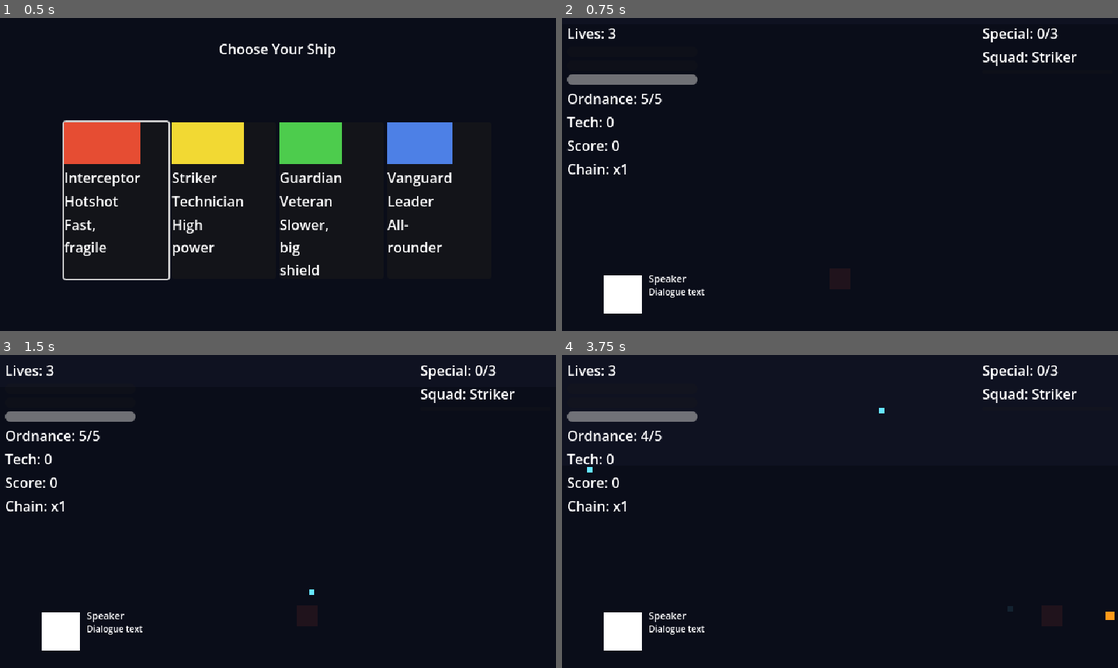
Above: before the commit, frames 1-4 (two rows, left to right).
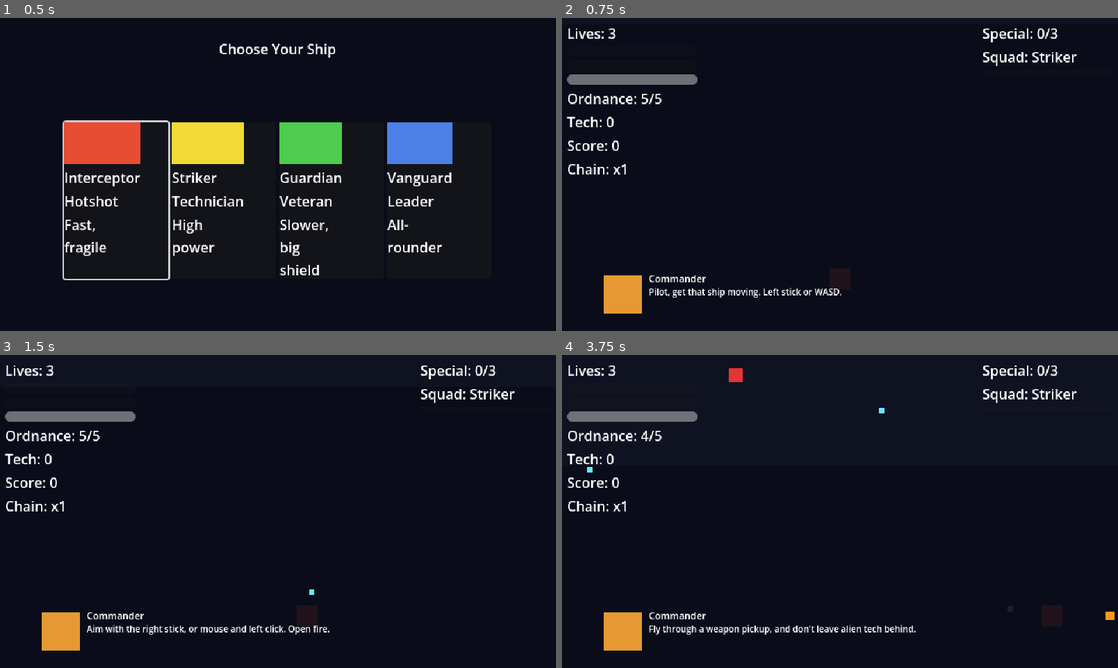
Above: after the commit, the same moments.

Repository: Funfetsunk/terra-intercept
Game: Godot game, scene res://scenes/menus/ship_select.tscn
Same seed, same stepped clock (60 frames per second), same inputs: the game is played once before the commit and once after it.
Inputs (mouse positions are in pixels of both pictures, inside the frame that each line leads up to):
- Up to frame 1 (0.5 s): no input
- Up to frame 2 (0.75 s): click (678, 199) at 0.5 s
- Up to frame 3 (1.5 s): tap Enter (ui_accept) at 1.25 s; move the mouse to (400, 495) at 1.27 s; hold D (p1_move_right) from 1.28 s (still down); click (400, 495) at 1.35 s
- Up to frame 4 (3.75 s): tap Enter (ui_accept) at 1.52 s; release D (p1_move_right) at 2 s; drag from (728, 527) to (945, 614) at 2.02 s; move the mouse to (895, 442) at 2.77 s; hold D (p1_move_right) 2.78-3.5 s; hold Space (p1_ordnance) 2.78-3.5 s; click (895, 442) at 2.92 s; drag from (812, 574) to (673, 464) at 3.52 s

Frame 1 is identical in both runs. In frame 2, 1.4% of the frame differs, in the area x 7-51%, y 82-95%; in frame 3, 1.5%; in frame 4, 1.7%, in the area x 7-64%, y 4-95%.

Commit message:
Add non-lethal tutorial section for London mission
New TutorialSequencer drives condition-gated commander prompts (movement,
firing, pickup+tech, focus, ordnance) and squad radio-ins in a fixed
order, each waiting for no threats on screen and then for the player to
actually perform the action, per the milestone-2b design. Hull can't
drop below 1 while the tutorial is active, and shield/hull are silently
restored to full when it completes.

Supporting changes: PlayerShip gains weapon_fired/focus_used/ordnance_fired
signals, a payload on special_fired, get_squad(), and restore_full();
DialogueController pauses while the tutorial is active; SpawnEntry gains
data_override so the existing drone/swarmer scenes can be reused with
lighter, slower tutorial-tuned EnemyData/BulletPatternData; the thames_run
section marker is retuned to a conservative 60s now that the tutorial's
real length is behaviour-gated rather than fixed.

Co-Authored-By: Claude Sonnet 5 <noreply@anthropic.com>
Claude-Session: https://claude.ai/code/session_01Nh3aPMJzmkSArqwMqRdZHh

Diff:
--- /dev/null
+++ b/data/enemies/drone_data_tutorial.tres
@@ -0,0 +1,14 @@
+[gd_resource type="Resource" script_class="EnemyData" load_steps=3 format=3]
+
+[ext_resource type="Script" path="res://scripts/resources/enemy_data.gd" id="1"]
+[ext_resource type="Resource" path="res://data/patterns/drone_pattern_tutorial.tres" id="2"]
+
+[resource]
+script = ExtResource("1")
+enemy_name = "Drone (Tutorial)"
+move_speed = 20.0
+hull_max = 2.0
+hitbox_radius = 8.0
+pattern = ExtResource("2")
+score_value = 100
+alien_tech_drop = 1
--- /dev/null
+++ b/data/enemies/swarmer_data_tutorial.tres
@@ -0,0 +1,14 @@
+[gd_resource type="Resource" script_class="EnemyData" load_steps=3 format=3]
+
+[ext_resource type="Script" path="res://scripts/resources/enemy_data.gd" id="1"]
+[ext_resource type="Resource" path="res://data/patterns/swarmer_pattern_tutorial.tres" id="2"]
+
+[resource]
+script = ExtResource("1")
+enemy_name = "Swarmer (Tutorial)"
+move_speed = 35.0
+hull_max = 1.0
+hitbox_radius = 7.0
+pattern = ExtResource("2")
+score_value = 150
+alien_tech_drop = 1
--- a/data/missions/london_mission.tres
+++ b/data/missions/london_mission.tres
@@ -1,14 +1,26 @@
-[gd_resource type="Resource" script_class="MissionData" load_steps=5 format=3]
+[gd_resource type="Resource" script_class="MissionData" load_steps=14 format=3]
 
 [ext_resource type="Script" path="res://scripts/resources/mission_data.gd" id="1"]
 [ext_resource type="Resource" path="res://data/missions/london_section_tutorial.tres" id="2"]
 [ext_resource type="Resource" path="res://data/missions/london_section_thames_run.tres" id="3"]
 [ext_resource type="Resource" path="res://data/missions/london_section_boss.tres" id="4"]
+[ext_resource type="Resource" path="res://data/missions/london_tutorial_beat_movement.tres" id="5"]
+[ext_resource type="Resource" path="res://data/missions/london_tutorial_beat_firing.tres" id="6"]
+[ext_resource type="Resource" path="res://data/missions/london_tutorial_beat_pickup_and_tech.tres" id="7"]
+[ext_resource type="Resource" path="res://data/missions/london_tutorial_beat_focus.tres" id="8"]
+[ext_resource type="Resource" path="res://data/missions/london_tutorial_beat_ordnance.tres" id="9"]
+[ext_resource type="Resource" path="res://data/missions/london_spawn_tutorial_drone_01.tres" id="10"]
+[ext_resource type="Resource" path="res://data/missions/london_spawn_tutorial_drone_02.tres" id="11"]
+[ext_resource type="Resource" path="res://data/missions/london_spawn_tutorial_swarmer_01.tres" id="12"]
+[ext_resource type="Resource" path="res://data/missions/london_spawn_tutorial_drone_03.tres" id="13"]
+[ext_resource type="Resource" path="res://data/missions/spawn_pickup_weapon_01.tres" id="14"]
 
 [resource]
 script = ExtResource("1")
 mission_name = "London"
 background_scroll_speed = 40.0
-spawn_entries = Array[Resource]([])
+spawn_entries = Array[Resource]([ExtResource("10"), ExtResource("14"), ExtResource("11"), ExtResource("12"), ExtResource("13")])
 dialogue_events = Array[Resource]([])
 section_markers = Array[Resource]([ExtResource("2"), ExtResource("3"), ExtResource("4")])
+tutorial_beats = Array[Resource]([ExtResource("5"), ExtResource("6"), ExtResource("7"), ExtResource("8"), ExtResource("9")])
+squad_radio_text_format = "%s here. Special charged — try me out, pilot."
--- a/data/missions/london_section_thames_run.tres
+++ b/data/missions/london_section_thames_run.tres
@@ -1,8 +1,8 @@
-[gd_resource type="Resource" script_class="MissionSectionMarker" format=3]
+[gd_resource type="Resource" script_class="MissionSectionMarker" format=3 uid="uid://brxxdk8lb0kig"]
 
-[ext_resource type="Script" path="res://scripts/resources/mission_section_marker.gd" id="1"]
+[ext_resource type="Script" uid="uid://c03u7v4p7yrx6" path="res://scripts/resources/mission_section_marker.gd" id="1"]
 
 [resource]
 script = ExtResource("1")
 section_name = "thames_run"
-start_time = 30.0
+start_time = 60.0
--- /dev/null
+++ b/data/missions/london_spawn_tutorial_drone_01.tres
@@ -0,0 +1,12 @@
+[gd_resource type="Resource" script_class="SpawnEntry" load_steps=4 format=3]
+
+[ext_resource type="Script" path="res://scripts/resources/spawn_entry.gd" id="1"]
+[ext_resource type="PackedScene" path="res://scenes/enemies/drone.tscn" id="2"]
+[ext_resource type="Resource" path="res://data/enemies/drone_data_tutorial.tres" id="3"]
+
+[resource]
+script = ExtResource("1")
+scene = ExtResource("2")
+spawn_time = 3.0
+spawn_position = Vector2(200, 20)
+data_override = ExtResource("3")
--- /dev/null
+++ b/data/missions/london_spawn_tutorial_drone_02.tres
@@ -0,0 +1,12 @@
+[gd_resource type="Resource" script_class="SpawnEntry" load_steps=4 format=3]
+
+[ext_resource type="Script" path="res://scripts/resources/spawn_entry.gd" id="1"]
+[ext_resource type="PackedScene" path="res://scenes/enemies/drone.tscn" id="2"]
+[ext_resource type="Resource" path="res://data/enemies/drone_data_tutorial.tres" id="3"]
+
+[resource]
+script = ExtResource("1")
+scene = ExtResource("2")
+spawn_time = 16.0
+spawn_position = Vector2(440, 20)
+data_override = ExtResource("3")
--- /dev/null
+++ b/data/missions/london_spawn_tutorial_drone_03.tres
@@ -0,0 +1,12 @@
+[gd_resource type="Resource" script_class="SpawnEntry" load_steps=4 format=3]
+
+[ext_resource type="Script" path="res://scripts/resources/spawn_entry.gd" id="1"]
+[ext_resource type="PackedScene" path="res://scenes/enemies/drone.tscn" id="2"]
+[ext_resource type="Resource" path="res://data/enemies/drone_data_tutorial.tres" id="3"]
+
+[resource]
+script = ExtResource("1")
+scene = ExtResource("2")
+spawn_time = 40.0
+spawn_position = Vector2(140, 20)
+data_override = ExtResource("3")
--- /dev/null
+++ b/data/missions/london_spawn_tutorial_swarmer_01.tres
@@ -0,0 +1,12 @@
+[gd_resource type="Resource" script_class="SpawnEntry" load_steps=4 format=3]
+
+[ext_resource type="Script" path="res://scripts/resources/spawn_entry.gd" id="1"]
+[ext_resource type="PackedScene" path="res://scenes/enemies/swarmer.tscn" id="2"]
+[ext_resource type="Resource" path="res://data/enemies/swarmer_data_tutorial.tres" id="3"]
+
+[resource]
+script = ExtResource("1")
+scene = ExtResource("2")
+spawn_time = 28.0
+spawn_position = Vector2(320, 20)
+data_override = ExtResource("3")
--- /dev/null
+++ b/data/missions/london_tutorial_beat_firing.tres
@@ -0,0 +1,11 @@
+[gd_resource type="Resource" script_class="TutorialBeat" format=3]
+
+[ext_resource type="Script" path="res://scripts/resources/tutorial_beat.gd" id="1"]
+
+[resource]
+script = ExtResource("1")
+speaker_name = "Commander"
+portrait_color = Color(0.9, 0.6, 0.2, 1)
+text = "Aim with the right stick, or mouse and left click. Open fire."
+duration = 4.0
+action = 1
--- /dev/null
+++ b/data/missions/london_tutorial_beat_focus.tres
@@ -0,0 +1,11 @@
+[gd_resource type="Resource" script_class="TutorialBeat" format=3]
+
+[ext_resource type="Script" path="res://scripts/resources/tutorial_beat.gd" id="1"]
+
+[resource]
+script = ExtResource("1")
+speaker_name = "Commander"
+portrait_color = Color(0.9, 0.6, 0.2, 1)
+text = "Hold the left trigger or Shift for focus. Slows things down so you can thread the gaps."
+duration = 4.0
+action = 3
--- /dev/null
+++ b/data/missions/london_tutorial_beat_movement.tres
@@ -0,0 +1,11 @@
+[gd_resource type="Resource" script_class="TutorialBeat" format=3]
+
+[ext_resource type="Script" path="res://scripts/resources/tutorial_beat.gd" id="1"]
+
+[resource]
+script = ExtResource("1")
+speaker_name = "Commander"
+portrait_color = Color(0.9, 0.6, 0.2, 1)
+text = "Pilot, get that ship moving. Left stick or WASD."
+duration = 4.0
+action = 0
--- /dev/null
+++ b/data/missions/london_tutorial_beat_ordnance.tres
@@ -0,0 +1,11 @@
+[gd_resource type="Resource" script_class="TutorialBeat" format=3]
+
+[ext_resource type="Script" path="res://scripts/resources/tutorial_beat.gd" id="1"]
+
+[resource]
+script = ExtResource("1")
+speaker_name = "Commander"
+portrait_color = Color(0.9, 0.6, 0.2, 1)
+text = "A for ordnance, pilot. Use it wisely, you don't have much."
+duration = 4.0
+action = 4
--- /dev/null
+++ b/data/missions/london_tutorial_beat_pickup_and_tech.tres
@@ -0,0 +1,11 @@
+[gd_resource type="Resource" script_class="TutorialBeat" format=3]
+
+[ext_resource type="Script" path="res://scripts/resources/tutorial_beat.gd" id="1"]
+
+[resource]
+script = ExtResource("1")
+speaker_name = "Commander"
+portrait_color = Color(0.9, 0.6, 0.2, 1)
+text = "Fly through a weapon pickup, and don't leave alien tech behind."
+duration = 4.0
+action = 2
--- /dev/null
+++ b/data/patterns/drone_pattern_tutorial.tres
@@ -0,0 +1,20 @@
+[gd_resource type="Resource" script_class="BulletPatternData" load_steps=2 format=3]
+
+[ext_resource type="Script" path="res://scripts/resources/bullet_pattern_data.gd" id="1"]
+
+[resource]
+script = ExtResource("1")
+pattern_name = "Drone Aimed Shot (Tutorial)"
+burst_size = 1
+angle_spread_degrees = 0.0
+burst_interval = 2.5
+rotation_per_burst_degrees = 0.0
+aim_at_player = true
+fixed_angle_degrees = 90.0
+jitter_degrees = 0.0
+rng_seed = 1
+bullet_speed = 70.0
+bullet_radius = 3.0
+bullet_color = Color(1, 0.4, 0.4, 1)
+bullet_damage = 1.0
+bullet_lifetime = 4.0
--- /dev/null
+++ b/data/patterns/swarmer_pattern_tutorial.tres
@@ -0,0 +1,20 @@
+[gd_resource type="Resource" script_class="BulletPatternData" load_steps=2 format=3]
+
+[ext_resource type="Script" path="res://scripts/resources/bullet_pattern_data.gd" id="1"]
+
+[resource]
+script = ExtResource("1")
+pattern_name = "Swarmer Spread (Tutorial)"
+burst_size = 1
+angle_spread_degrees = 0.0
+burst_interval = 2.0
+rotation_per_burst_degrees = 0.0
+aim_at_player = true
+fixed_angle_degrees = 90.0
+jitter_degrees = 0.0
+rng_seed = 2
+bullet_speed = 80.0
+bullet_radius = 3.0
+bullet_color = Color(1, 0.7, 0.2, 1)
+bullet_damage = 1.0
+bullet_lifetime = 4.0
--- a/scenes/levels/london.tscn
+++ b/scenes/levels/london.tscn
@@ -15,6 +15,7 @@
 [ext_resource type="Script" uid="uid://cktltf2ympqjm" path="res://scenes/levels/background_layer.gd" id="13_xsjdc"]
 [ext_resource type="Script" uid="uid://bgoiagdeo8ki4" path="res://scripts/systems/enemy_spawner.gd" id="14_08gnv"]
 [ext_resource type="Script" uid="uid://b1vqxoh2qfcwi" path="res://scripts/systems/dialogue_controller.gd" id="15_hpj1l"]
+[ext_resource type="Script" uid="uid://c22u4wcieqmm2" path="res://scripts/systems/tutorial_sequencer.gd" id="16_g5f8b"]
 
 [sub_resource type="CircleShape2D" id="CircleShape2D_kjavq"]
 radius = 2.0
@@ -202,3 +203,9 @@
 script = ExtResource("15_hpj1l")
 mission = ExtResource("11_vng0p")
 dialogue_box_path = NodePath("../DialogueBox")
+
+[node name="TutorialSequencer" type="Node" parent="." unique_id=2131576647]
+script = ExtResource("16_g5f8b")
+mission = ExtResource("11_vng0p")
+player_path = NodePath("../PlayerShip")
+dialogue_box_path = NodePath("../DialogueBox")
--- a/scenes/player/player_ship.gd
+++ b/scenes/player/player_ship.gd
@@ -6,8 +6,11 @@
 signal focus_changed(current: float, max_value: float)
 signal special_charges_changed(current: int, max_value: int)
 signal special_progress_changed(progress: float)
-signal special_fired
+signal special_fired(ship: ShipData)
 signal respawned
+signal weapon_fired
+signal focus_used
+signal ordnance_fired
 signal squad_selection_changed(ship: ShipData)
 signal ordnance_ammo_changed(current: int)
 
@@ -89,6 +92,8 @@
 func _process_focus(delta: float) -> void:
 	var held: bool = Input.is_action_pressed("p1_focus")
 	if held and _focus_meter > 0.0:
+		if not _is_focused:
+			focus_used.emit()
 		_is_focused = true
 		_focus_meter = max(0.0, _focus_meter - data.focus_drain_rate * delta)
 		_focus_refill_wait_timer = data.focus_refill_delay
@@ -145,6 +150,7 @@
 		var stream_dir: Vector2 = Vector2(cos(rad), sin(rad))
 		_bullets.spawn_player_bullet(global_position, stream_dir, data.bullet_speed, data.bullet_radius, data.bullet_color, 2.0, data.bullet_damage)
 	_fire_cooldown = 1.0 / data.fire_rate
+	weapon_fired.emit()
 
 func take_hit(damage: float) -> void:
 	if _is_invincible():
@@ -155,7 +161,8 @@
 		_shield_recharge_timer = data.shield_recharge_delay
 		shield_changed.emit(shield_current, data.shield_max)
 	else:
-		hull_current = max(0.0, hull_current - damage)
+		var hull_floor: float = 1.0 if _game_state.tutorial_active else 0.0
+		hull_current = max(hull_floor, hull_current - damage)
 		_hull_invincible_timer = data.hull_hit_invincibility_duration
 		hull_changed.emit(hull_current, data.hull_max)
 		if hull_current <= 0.0:
@@ -176,6 +183,12 @@
 
 func repair_hull(amount: float) -> void:
 	hull_current = min(data.hull_max, hull_current + amount)
+	hull_changed.emit(hull_current, data.hull_max)
+
+func restore_full() -> void:
+	shield_current = data.shield_max
+	hull_current = data.hull_max
+	shield_changed.emit(shield_current, data.shield_max)
 	hull_changed.emit(hull_current, data.hull_max)
 
 func grant_special_charge(amount: int) -> void:
@@ -205,7 +218,7 @@
 	var armed: ShipData = _squad[_squad_index]
 	_deploy_special(armed)
 	_special_invincible_timer = armed.special_duration
-	special_fired.emit()
+	special_fired.emit(armed)
 
 func _deploy_special(armed: ShipData) -> void:
 	match armed.special_shape:
@@ -238,9 +251,13 @@
 	ordnance_ammo_changed.emit(_game_state.ordnance_ammo)
 	_bullets.spawn_player_bullet(global_position, _last_move_dir, ordnance.bullet_speed, ordnance.bullet_radius, ordnance.bullet_color, 3.0, ordnance.bullet_damage)
 	_ordnance_cooldown = ordnance.fire_cooldown
+	ordnance_fired.emit()
 
 func get_armed_squad_ship() -> ShipData:
 	return _squad[_squad_index] if not _squad.is_empty() else null
 
+func get_squad() -> Array[ShipData]:
+	return _squad
+
 func get_hitbox_radius() -> float:
 	return data.normal_hitbox_radius
--- a/scripts/autoload/game_state.gd
+++ b/scripts/autoload/game_state.gd
@@ -25,6 +25,8 @@
 @export var grade_c_score: int = 3000
 
 var restart_section: String = ""
+var tutorial_active: bool = false
+var tutorial_completed: bool = false
 var lives_remaining: int = 0
 var current_weapon_level: int = 1
 var ordnance_ammo: int = 0
--- a/scripts/resources/mission_data.gd
+++ b/scripts/resources/mission_data.gd
@@ -6,6 +6,8 @@
 @export var spawn_entries: Array[SpawnEntry] = []
 @export var dialogue_events: Array[DialogueEntry] = []
 @export var section_markers: Array[MissionSectionMarker] = []
+@export var tutorial_beats: Array[TutorialBeat] = []
+@export var squad_radio_text_format: String = "%s here. Special charged — try me out, pilot."
 
 func get_section_start_time(section: String) -> float:
 	if section.is_empty():
--- a/scripts/resources/spawn_entry.gd
+++ b/scripts/resources/spawn_entry.gd
@@ -5,3 +5,4 @@
 @export var spawn_time: float = 0.0
 @export var spawn_position: Vector2 = Vector2.ZERO
 @export var pattern_override: BulletPatternData = null
+@export var data_override: EnemyData = null
--- /dev/null
+++ b/scripts/resources/tutorial_beat.gd
@@ -0,0 +1,6 @@
+extends DialogueEntry
+class_name TutorialBeat
+
+enum Action { MOVEMENT, FIRING, PICKUP_AND_TECH, FOCUS, ORDNANCE, SPECIAL }
+
+@export var action: Action = Action.MOVEMENT
--- a/scripts/systems/bullet_manager.gd
+++ b/scripts/systems/bullet_manager.gd
@@ -222,3 +222,6 @@
 
 func get_active_bullet_count() -> int:
 	return _player_pool.active_count + _enemy_pool.active_count
+
+func has_active_threats() -> bool:
+	return not _registered_enemies.is_empty() or _enemy_pool.active_count > 0
--- a/scripts/systems/dialogue_controller.gd
+++ b/scripts/systems/dialogue_controller.gd
@@ -11,17 +11,20 @@
 var _active_timer: float = 0.0
 
 var _dialogue_box: Node = null
+var _game_state: Node = null
 
 func _ready() -> void:
 	_dialogue_box = get_node(dialogue_box_path)
+	_game_state = get_node("/root/GameState")
 	_entries = mission.dialogue_events.duplicate()
 	_entries.sort_custom(func(a: DialogueEntry, b: DialogueEntry) -> bool: return a.trigger_time < b.trigger_time)
-	var game_state: Node = get_node("/root/GameState")
-	_elapsed = mission.get_section_start_time(game_state.restart_section)
+	_elapsed = mission.get_section_start_time(_game_state.restart_section)
 	while _next_index < _entries.size() and _entries[_next_index].trigger_time < _elapsed:
 		_next_index += 1
 
 func _physics_process(delta: float) -> void:
+	if _game_state.tutorial_active:
+		return
 	_elapsed += delta
 	while _next_index < _entries.size() and _entries[_next_index].trigger_time <= _elapsed:
 		_queue.append(_entries[_next_index])
--- a/scripts/systems/enemy_spawner.gd
+++ b/scripts/systems/enemy_spawner.gd
@@ -24,7 +24,11 @@
 	if entry.scene == null:
 		return
 	var instance: Node2D = entry.scene.instantiate()
-	if entry.pattern_override != null and instance is EnemyBase:
-		(instance as EnemyBase).pattern_override = entry.pattern_override
+	if instance is EnemyBase:
+		var enemy: EnemyBase = instance as EnemyBase
+		if entry.data_override != null:
+			enemy.data = entry.data_override
+		if entry.pattern_override != null:
+			enemy.pattern_override = entry.pattern_override
 	get_parent().call_deferred("add_child", instance)
 	instance.global_position = entry.spawn_position
--- /dev/null
+++ b/scripts/systems/tutorial_sequencer.gd
@@ -0,0 +1,116 @@
+extends Node
+
+@export var mission: MissionData
+@export var player_path: NodePath
+@export var dialogue_box_path: NodePath
+@export var movement_threshold: float = 24.0
+
+enum _Phase { BEATS, SQUAD, DONE }
+
+var _player: Node = null
+var _dialogue_box: Node = null
+var _bullets: Node = null
+var _game_state: Node = null
+
+var _phase: _Phase = _Phase.BEATS
+var _beat_index: int = 0
+var _squad_index: int = 0
+var _beat_active: bool = false
+var _beat_start_position: Vector2 = Vector2.ZERO
+var _current_squad_ship: ShipData = null
+
+var _fired_since_beat: bool = false
+var _focus_used_since_beat: bool = false
+var _ordnance_fired_since_beat: bool = false
+var _pickup_collected_since_beat: bool = false
+var _tech_collected_since_beat: bool = false
+var _special_fired_ships: Array[ShipData] = []
+
+func _ready() -> void:
+	_player = get_node(player_path)
+	_dialogue_box = get_node(dialogue_box_path)
+	_bullets = get_node("/root/BulletManager")
+	_game_state = get_node("/root/GameState")
+	_game_state.tutorial_active = true
+	_player.weapon_fired.connect(func() -> void: _fired_since_beat = true)
+	_player.focus_used.connect(func() -> void: _focus_used_since_beat = true)
+	_player.ordnance_fired.connect(func() -> void: _ordnance_fired_since_beat = true)
+	_player.special_fired.connect(_on_special_fired)
+	_game_state.weapon_level_changed.connect(func(_l: int) -> void: _pickup_collected_since_beat = true)
+	_game_state.tech_changed.connect(func(_a: int) -> void: _tech_collected_since_beat = true)
+
+func _physics_process(_delta: float) -> void:
+	match _phase:
+		_Phase.BEATS: _process_beats()
+		_Phase.SQUAD: _process_squad()
+		_Phase.DONE: pass
+
+func _process_beats() -> void:
+	if _beat_index >= mission.tutorial_beats.size():
+		_phase = _Phase.SQUAD
+		return
+	if not _beat_active:
+		if _bullets.has_active_threats():
+			return
+		_start_beat(mission.tutorial_beats[_beat_index])
+		return
+	if _beat_condition_met(mission.tutorial_beats[_beat_index]):
+		_dialogue_box.hide_dialogue()
+		_beat_active = false
+		_beat_index += 1
+
+func _start_beat(beat: TutorialBeat) -> void:
+	_beat_active = true
+	_beat_start_position = _player.global_position
+	_fired_since_beat = false
+	_focus_used_since_beat = false
+	_ordnance_fired_since_beat = false
+	_pickup_collected_since_beat = false
+	_tech_collected_since_beat = false
+	_dialogue_box.show_dialogue(beat)
+
+func _beat_condition_met(beat: TutorialBeat) -> bool:
+	match beat.action:
+		TutorialBeat.Action.MOVEMENT:
+			return _player.global_position.distance_to(_beat_start_position) >= movement_threshold
+		TutorialBeat.Action.FIRING:
+			return _fired_since_beat
+		TutorialBeat.Action.PICKUP_AND_TECH:
+			return _pickup_collected_since_beat and _tech_collected_since_beat
+		TutorialBeat.Action.FOCUS:
+			return _focus_used_since_beat
+		TutorialBeat.Action.ORDNANCE:
+			return _ordnance_fired_since_beat
+	return false
+
+func _process_squad() -> void:
+	var squad: Array[ShipData] = _player.get_squad()
+	if _squad_index >= squad.size():
+		_finish_tutorial()
+		return
+	if not _beat_active:
+		if _bullets.has_active_threats():
+			return
+		_current_squad_ship = squad[_squad_index]
+		var beat: TutorialBeat = TutorialBeat.new()
+		beat.speaker_name = _current_squad_ship.pilot_name
+		beat.portrait_color = _current_squad_ship.ship_color
+		beat.text = mission.squad_radio_text_format % _current_squad_ship.ship_name
+		beat.action = TutorialBeat.Action.SPECIAL
+		_beat_active = true
+		_dialogue_box.show_dialogue(beat)
+		return
+	if _special_fired_ships.has(_current_squad_ship):
+		_dialogue_box.hide_dialogue()
+		_beat_active = false
+		_squad_index += 1
+
+func _finish_tutorial() -> void:
+	_phase = _Phase.DONE
+	_player.restore_full()
+	_game_state.tutorial_active = false
+	_game_state.tutorial_completed = true
+
+func _on_special_fired(ship: ShipData) -> void:
+	if not _special_fired_ships.has(ship):
+		_special_fired_ships.append(ship)
Not shown, added: scripts/resources/tutorial_beat.gd.uid
Not shown, added: scripts/systems/tutorial_sequencer.gd.uid
